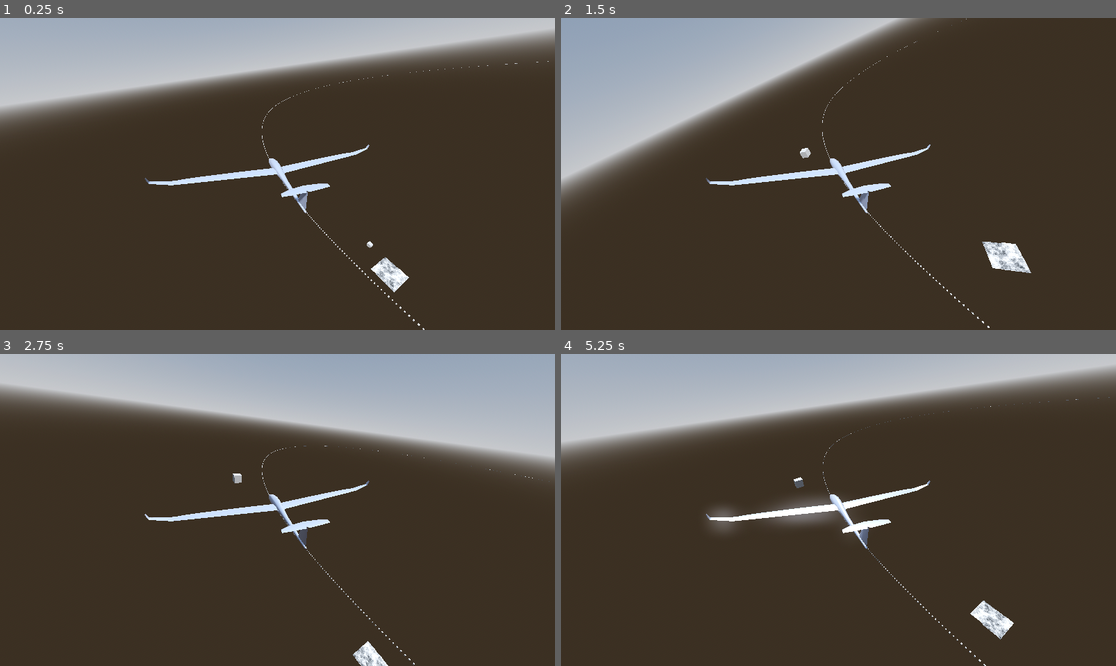
Above: before the commit, frames 1-4 (two rows, left to right).
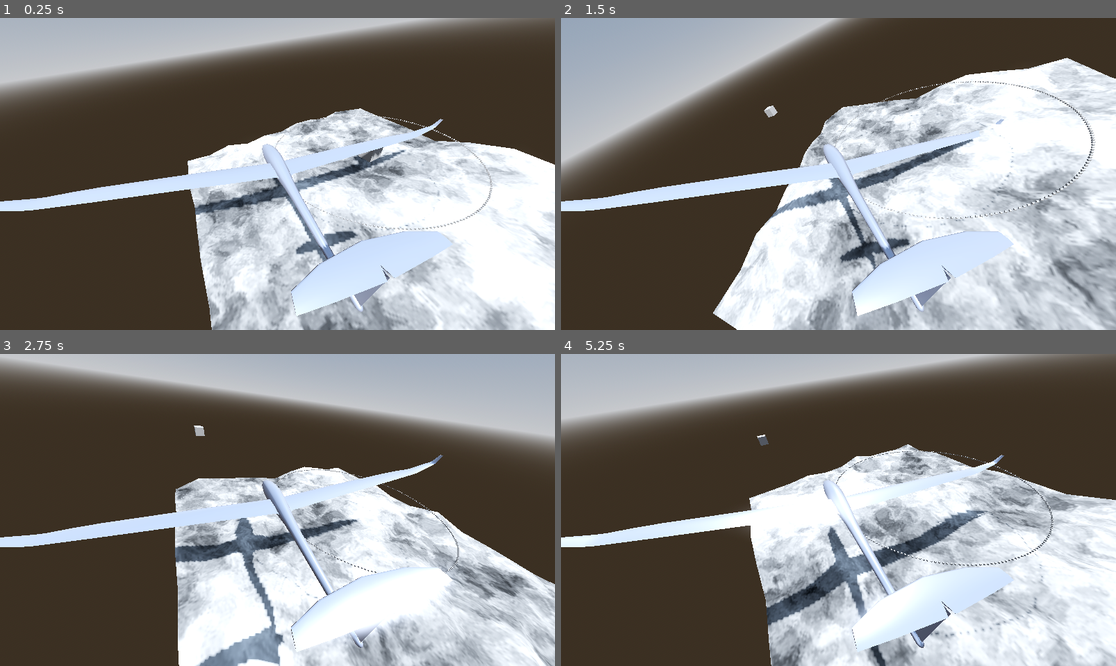
Above: after the commit, the same moments.

Repository: perfectwing1236/COMP-360-Group-2
Game: Godot game, scene res://root.tscn
Same seed, same stepped clock (60 frames per second), same inputs: the game is played once before the commit and once after it.
Inputs:
- Up to frame 1 (0.25 s): no input
- Up to frame 2 (1.5 s): no input
- Up to frame 3 (2.75 s): no input
- Up to frame 4 (5.25 s): no input

The runs differ from the first frame. In frame 1, 53% of the frame differs, in the area x 0-100%, y 0-100%; in frame 2, 57%; in frame 3, 48%; in frame 4, 53%.

Commit message:
Update animation.gd
Make the code working with glider.glb

Diff:
--- a/animation.gd
+++ b/animation.gd
@@ -3,6 +3,7 @@
 @onready var glider = $glider2
 @onready var cam = $Camera3D
 @onready var marker = $marker
+@onready var scape = $Landscape
 
 var path : Path3D
 var pfollow : PathFollow3D
@@ -29,9 +30,9 @@
 	path = Path3D.new()
 	path.transform = Transform3D.IDENTITY
 	var curve := Curve3D.new()
-	var N = 8
-	var r = 50
-	var origin = Vector3(0, 70, 0)
+	var N = 16
+	var r = 5
+	var origin = Vector3(10, 3.5, 10)
 	for k in range(N+1):
 		var x = cos(k * 2*PI/float(N))
 		var z = sin(k * 2*PI/float(N))
@@ -57,10 +58,13 @@
 		add_child(new_marker)
 
 	path.curve = curve
+
+	scape.scale = Vector3(2,2,2)
 	pfollow = PathFollow3D.new()
-	glider.transform = Transform3D.IDENTITY
-	cam.transform = Transform3D.IDENTITY
-	cam.position = Vector3(4, 8, -12)
+	#glider.transform = Transform3D.IDENTITY
+	glider.scale = Vector3(0.05, 0.05, 0.05)
+	#cam.transform = Transform3D.IDENTITY
+	cam.position = Vector3(.10,.25,-.30)
 	cam.look_at(glider.position)
 	cam.reparent(glider)
 	glider.rotate_y(PI)
@@ -86,8 +90,8 @@
 		forward = (next - curr).normalized()  # Find the direction from the current point to the next.
 
 		# Calculate the direction (tangent) between the current and next points.
-		var tangent_curr = (pts[k + 1] - pts[k]).normalized() if k < pts.size() - 1 else forward
-		var tangent_next = (pts[k + 2] - pts[k + 1]).normalized() if k < pts.size() - 2 else forward
+		tangent_curr = (pts[k + 1] - pts[k]).normalized() if k < pts.size() - 1 else forward
+		tangent_next = (pts[k + 2] - pts[k + 1]).normalized() if k < pts.size() - 2 else forward
 
 		# Find how far along the current section of the path the glider is.
 		var percent_traveled = fposmod(pfollow.progress_ratio * n, 1.0)
@@ -110,7 +114,7 @@
 		roll_amount = roll_amount * roll_adjustment  # Adjust the roll based on this scaling factor.
 
 	# Apply the rolling effect to the glider:
-	var roll_angle = roll_amount * sin(t * 2 * PI / 5)  # Calculate the roll angle, making it oscillate with time.
+	roll_angle = roll_amount * sin(t * 2 * PI / 5)  # Calculate the roll angle, making it oscillate with time.
 	var rolling_axis = forward  # The glider will roll around its forward direction.
 	glider.rotate_object_local(rolling_axis, roll_angle)  # Apply the rotation (roll) to the glider.
 
